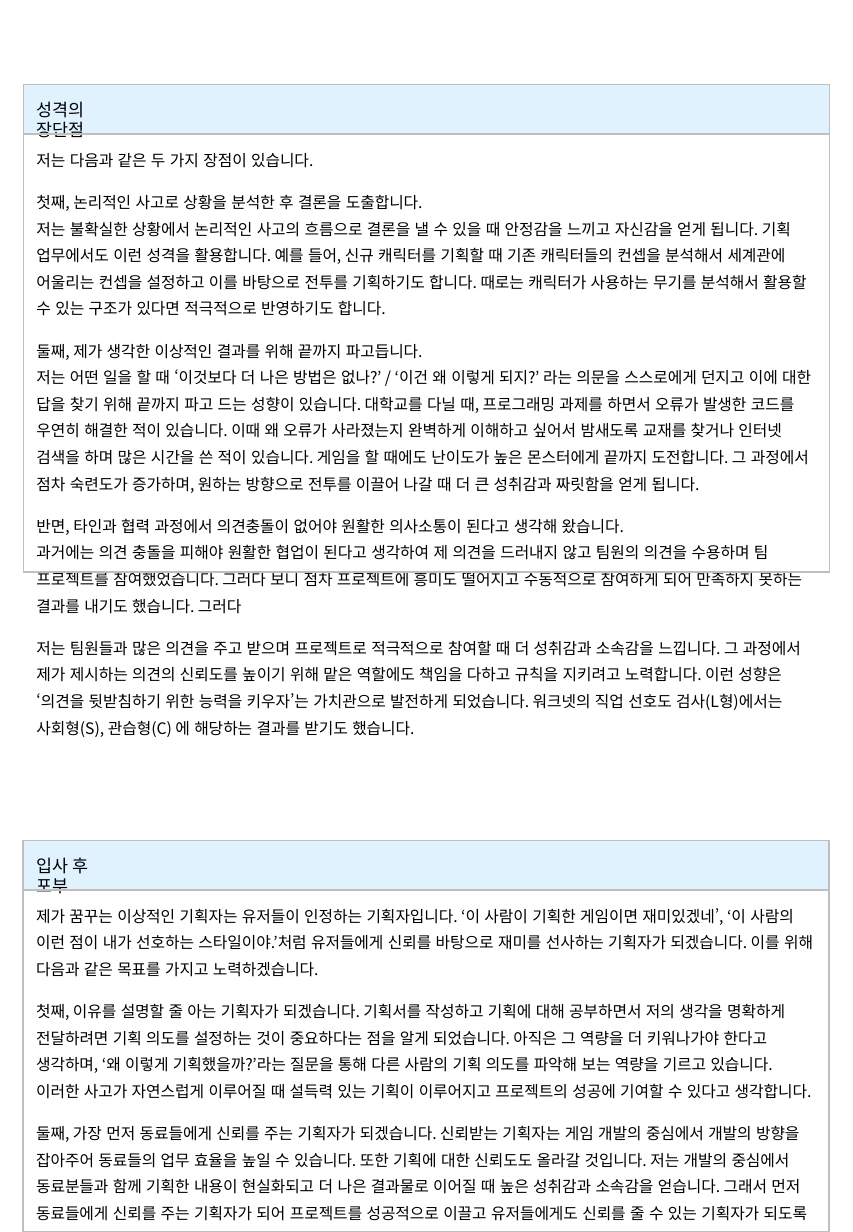
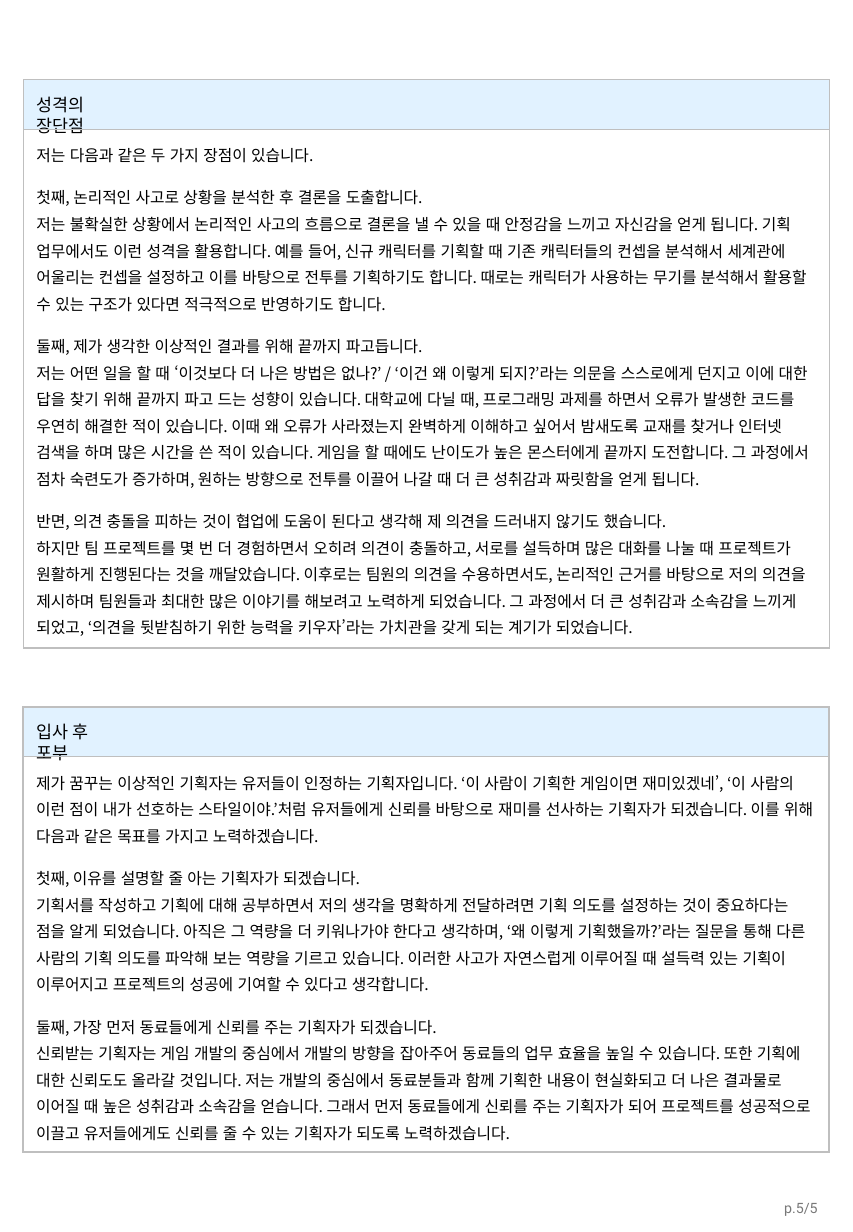
Before and after one commit to hjs0913/GameDesign, a slide deck: slide 5 of 제출 문서 모음/입사지원서(이력서+자소서)/게임기획_홍진선_입사지원서.pptx (slide 6 before the commit). Drawn at 853x1232 pixels with LibreOffice and Linux fonts; fonts in the diff are those of the drawing. Boxes give left, top, right and bottom in pixels: in the first picture for what was removed or moved away, otherwise in the second. Text is boxed around its words. In the diff, an @@ line names an element or a change of style, - is before the commit and + after.

Commit message:
자기소개서 수정
직무 지원 동기 / 성격의 장단점 수정

```diff
--- a/제출 문서 모음/입사지원서(이력서+자소서)/게임기획_홍진선_입사지원서.pptx
+++ b/제출 문서 모음/입사지원서(이력서+자소서)/게임기획_홍진선_입사지원서.pptx
@@ rectangle: place and size @@
-rectangle at <box>24,84,830,572</box>
+rectangle at <box>24,80,830,648</box>
@@ 1 text, 1 rectangle, 1 line: place and size @@
-1 text, 1 rectangle, 1 line at <box>24,84,830,138</box>
+1 text, 1 rectangle, 1 line at <box>24,80,830,134</box>
@@ text "저는 다음과 같은 두 가지 ...": place and size @@
-text "저는 다음과 같은 두 가지 ..." at <box>36,134,817,792</box>
+text "저는 다음과 같은 두 가지 ..." at <box>36,148,809,636</box>
@@ text "저는 다음과 같은 두 가지 ..." at <box>36,148,809,636</box>: fill #FFFFFF to none @@
@@ text at <box>36,339,809,636</box>: text changed @@
-둘째, 제가 생각한 이상적인 결과를 위해 끝까지 파고듭니다.
-저는 어떤 일을 할 때 ‘이것보다 더 나은 방법은 없나?’ / ‘이건 왜 이렇게 되지?’ 라는 의문을 스스로에게 던지고 이에 대한 답을 찾기 위해 끝까지 파고 드는 성향이 있습니다. 대학교를 다닐 때, 프로그래밍 과제를 하면서 오류가 발생한 코드를 우연히 해결한 적이 있습니다. 이때 왜 오류가 사라졌는지 완벽하게 이해하고 싶어서 밤새도록 교재를 찾거나 인터넷 검색을 하며 많은 시간을 쓴 적이 있습니다. 게임을 할 때에도 난이도가 높은 몬스터에게 끝까지 도전합니다. 그 과정에서 점차 숙련도가 증가하며, 원하는 방향으로 전투를 이끌어 나갈 때 더 큰 성취감과 짜릿함을 얻게 됩니다.
-반면, 타인과 협력 과정에서 의견충돌이 없어야 원활한 의사소통이 된다고 생각해 왔습니다.
-과거에는 의견 충돌을 피해야 원활한 협업이 된다고 생각하여 제 의견을 드러내지 않고 팀원의 의견을 수용하며 팀 프로젝트를 참여했었습니다. 그러다 보니 점차 프로젝트에 흥미도 떨어지고 수동적으로 참여하게 되어 만족하지 못하는 결과를 내기도 했습니다. 그러다
-저는 팀원들과 많은 의견을 주고 받으며 프로젝트로 적극적으로 참여할 때 더 성취감과 소속감을 느낍니다. 그 과정에서 제가 제시하는 의견의 신뢰도를 높이기 위해 맡은 역할에도 책임을 다하고 규칙을 지키려고 노력합니다. 이런 성향은 ‘의견을 뒷받침하기 위한 능력을 키우자’는 가치관으로 발전하게 되었습니다. 워크넷의 직업 선호도 검사(L형)에서는 사회형(S), 관습형(C) 에 해당하는 결과를 받기도 했습니다.
+둘째, 제가 생각한 이상적인 결과를 위해 끝까지 파고듭니다.
+저는 어떤 일을 할 때 ‘이것보다 더 나은 방법은 없나?’ / ‘이건 왜 이렇게 되지?’라는 의문을 스스로에게 던지고 이에 대한 답을 찾기 위해 끝까지 파고 드는 성향이 있습니다. 대학교에 다닐 때, 프로그래밍 과제를 하면서 오류가 발생한 코드를 우연히 해결한 적이 있습니다. 이때 왜 오류가 사라졌는지 완벽하게 이해하고 싶어서 밤새도록 교재를 찾거나 인터넷 검색을 하며 많은 시간을 쓴 적이 있습니다. 게임을 할 때에도 난이도가 높은 몬스터에게 끝까지 도전합니다. 그 과정에서 점차 숙련도가 증가하며, 원하는 방향으로 전투를 이끌어 나갈 때 더 큰 성취감과 짜릿함을 얻게 됩니다.
+반면, 의견 충돌을 피하는 것이 협업에 도움이 된다고 생각해 제 의견을 드러내지 않기도 했습니다.
+하지만 팀 프로젝트를 몇 번 더 경험하면서 오히려 의견이 충돌하고, 서로를 설득하며 많은 대화를 나눌 때 프로젝트가 원활하게 진행된다는 것을 깨달았습니다. 이후로는 팀원의 의견을 수용하면서도, 논리적인 근거를 바탕으로 저의 의견을 제시하며 팀원들과 최대한 많은 이야기를 해보려고 노력하게 되었습니다. 그 과정에서 더 큰 성취감과 소속감을 느끼게 되었고, ‘의견을 뒷받침하기 위한 능력을 키우자’라는 가치관을 갖게 되는 계기가 되었습니다.
@@ rectangle: place and size @@
-rectangle at <box>23,840,829,1232</box>
+rectangle at <box>23,707,829,1152</box>
@@ 1 text, 1 rectangle, 1 line: place and size @@
-1 text, 1 rectangle, 1 line at <box>23,840,829,894</box>
+1 text, 1 rectangle, 1 line at <box>23,707,829,761</box>
@@ text "제가 꿈꾸는 이상적인 기획자는 유저들이 ..." rewrapped from <box>36,908,813,1221</box> to <box>36,775,813,1141</box> @@
@@ page number added at <box>784,1203,818,1216</box>, 9 pt, text #797979 @@
+p.5/5
```
Also in this commit, not shown: 4 other slides changed, 1 slide removed, 3 other files.
